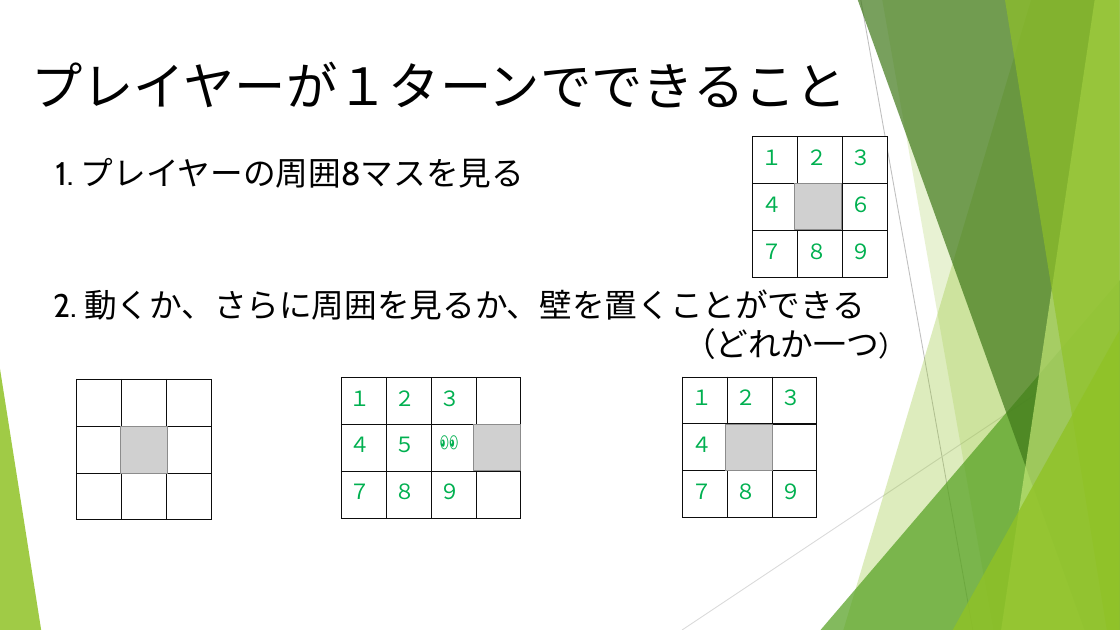
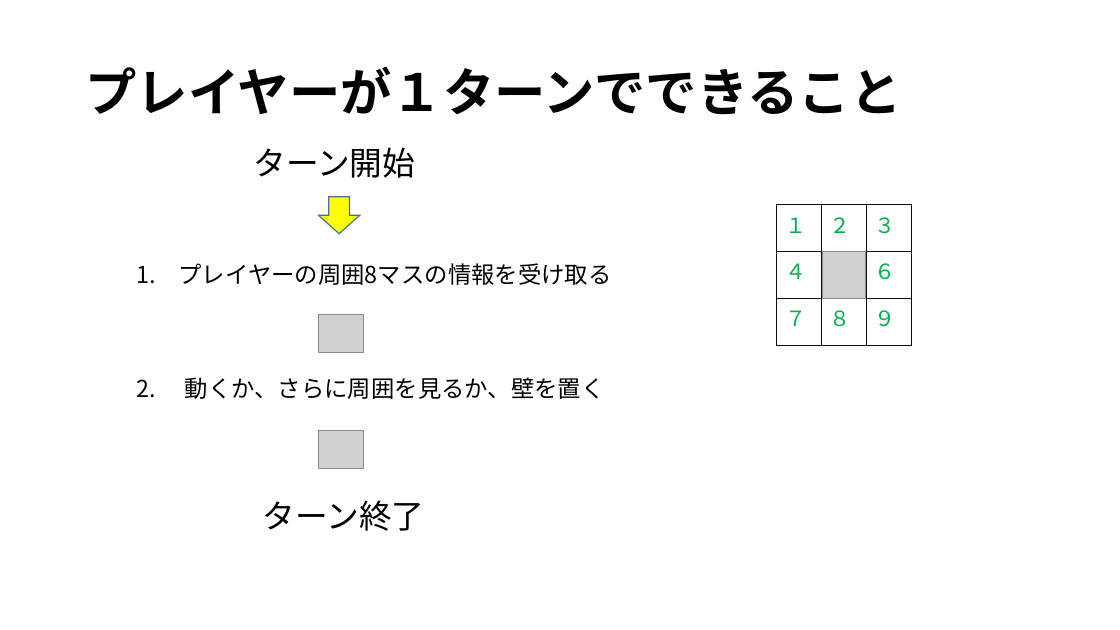
Before and after one commit to noko1024/ChaserDoc, a slide deck: slide 8 of New_U-16.pptx. Drawn at 1120x630 pixels with LibreOffice and Linux fonts; fonts in the diff are those of the drawing; grey boxes stand for pictures. Boxes give left, top, right and bottom in pixels: in the first picture for what was removed or moved away, otherwise in the second. Text is boxed around its words. In the diff, an @@ line names an element or a change of style, - is before the commit and + after.

```diff
--- a/New_U-16.pptx
+++ b/New_U-16.pptx
@@ title "プレイヤーが１ターンでできること": place and size @@
-title "プレイヤーが１ターンでできること" at <box>31,61,847,108</box>
+title "プレイヤーが１ターンでできること" at <box>85,66,901,115</box>
@@ title "プレイヤーが１ターンでできること" at <box>85,66,901,115</box>: font Arial to Noto Sans CJK JP, bold on; line spacing 1 to 0.9; vertical alignment top to middle @@
@@ text added at <box>254,147,416,178</box>, 28 pt, text #000000 @@
+ターン開始
@@ down arrow added at <box>318,197,360,234</box>, fill #FFFF00, outline #43739E 1 pt @@
@@ table at <box>777,205,911,345</box> @@
@@ font Cabin to Noto Sans CJK JP in "２", "３", "４", "６" and 3 more places @@
@@ table: place and size @@
-table at <box>753,137,886,277</box>
+table at <box>777,205,911,345</box>
@@ picture removed at <box>795,183,842,229</box> @@
@@ text at <box>179,263,612,285</box>: text changed; size 28 to 20 pt; font Cabin to Noto Sans CJK JP @@
-1. プレイヤーの周囲8マスを見る
+1. プレイヤーの周囲8マスの情報を受け取る
@@ picture added at <box>823,251,865,298</box> @@
@@ picture added at <box>318,314,363,353</box> @@
@@ group removed at <box>0,0,1120,630</box>: 5 freeform shapes, 3 triangles, 2 lines @@
@@ table removed at <box>77,380,211,520</box>, 3 rows, 3 columns @@
- |  | 
- |  | 
- |  | 
@@ text at <box>137,377,605,399</box>: text changed; size 28 to 20 pt; font Cabin to Noto Sans CJK JP @@
-2. 動くか、さらに周囲を見るか、壁を置くことができる
-（どれか一つ）
+2. 動くか、さらに周囲を見るか、壁を置く
@@ table removed at <box>341,377,519,518</box>, 3 rows, 4 columns @@
-１ | ２ | ３ | 
-４ | ５ | 👀 | 
-７ | ８ | ９ | 
@@ table removed at <box>683,377,817,518</box>, 3 rows, 3 columns @@
-１ | ２ | ３
-４ |  | ６
-７ | ８ | ９
@@ picture removed at <box>120,427,167,473</box> @@
@@ picture added at <box>318,430,363,469</box> @@
@@ picture removed at <box>474,424,521,471</box> @@
@@ picture removed at <box>725,424,772,471</box> @@
@@ table removed at <box>771,424,817,471</box>, 1 rows, 1 columns @@
-
@@ text added at <box>263,500,425,531</box>, 28 pt, text #000000 @@
+ターン終了
```
Also in this commit, not shown: 18 other slides changed, 1 slide added, 3 slides removed.
